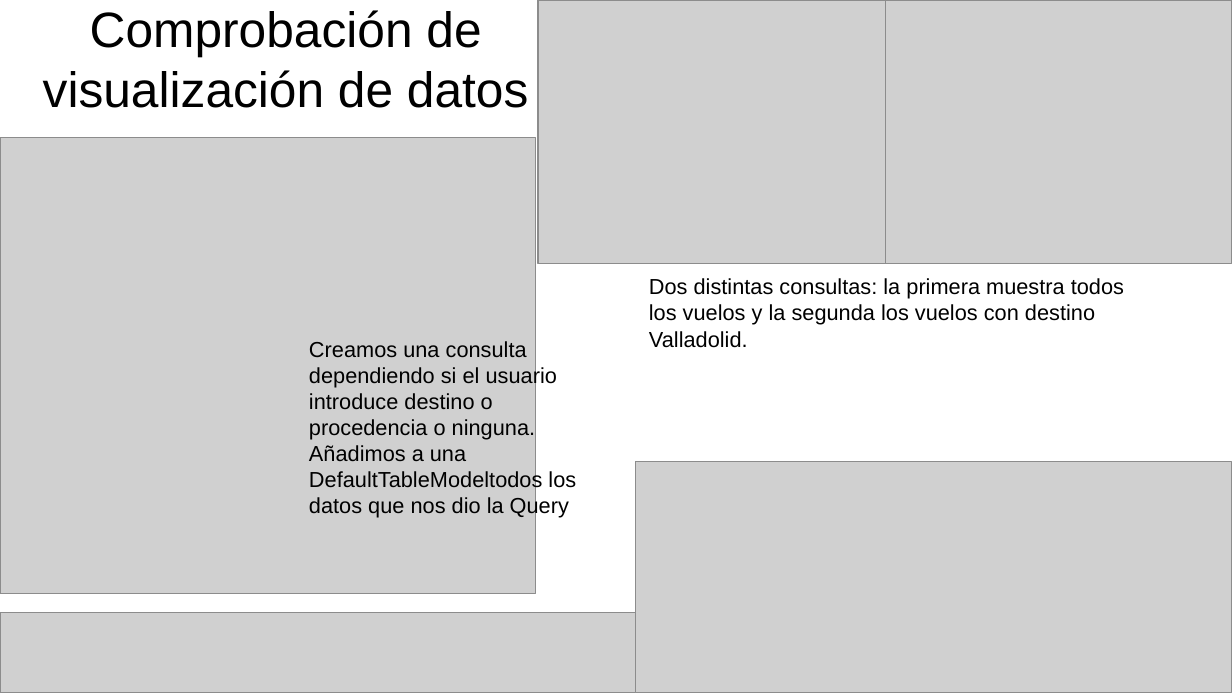
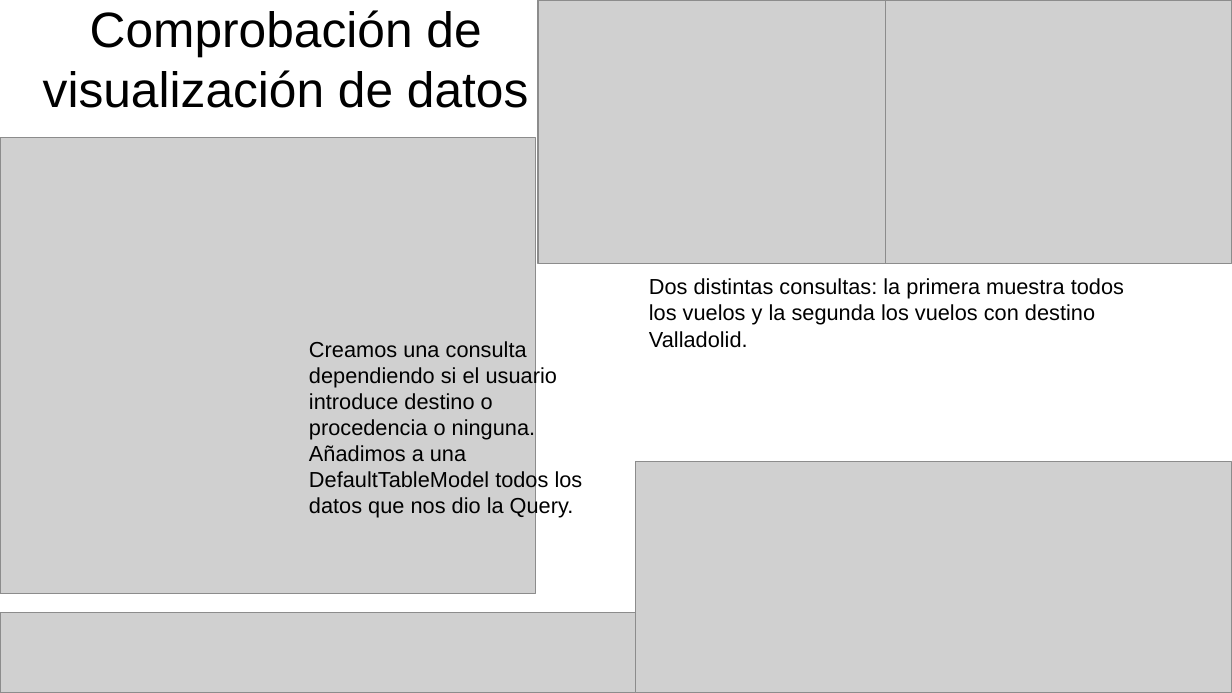
Before and after one commit to AlberHanibal/Datos, a slide deck: slide 5 of ProyectosDatos/Presentación Hibernate/Colmenar_Casas_Alberto_ActividadHibernate.odp. Drawn at 1232x693 pixels with LibreOffice and Linux fonts; fonts in the diff are those of the drawing; grey boxes stand for pictures. Boxes give left, top, right and bottom in pixels: in the first picture for what was removed or moved away, otherwise in the second. Text is boxed around its words. In the diff, an @@ line names an element or a change of style, - is before the commit and + after.

```diff
--- a/ProyectosDatos/Presentación Hibernate/Colmenar_Casas_Alberto_ActividadHibernate.odp
+++ b/ProyectosDatos/Presentación Hibernate/Colmenar_Casas_Alberto_ActividadHibernate.odp
@@ text at [309,341,583,518]: text changed @@
-Creamos una consulta dependiendo si el usuario introduce destino o procedencia o ninguna. Añadimos a una DefaultTableModeltodos los datos que nos dio la Query
+Creamos una consulta dependiendo si el usuario introduce destino o procedencia o ninguna. Añadimos a una DefaultTableModel todos los datos que nos dio la Query.
```
Also in this commit, not shown: 3 other slides changed, 1 slide added, 1 slide removed, 1 other file.
